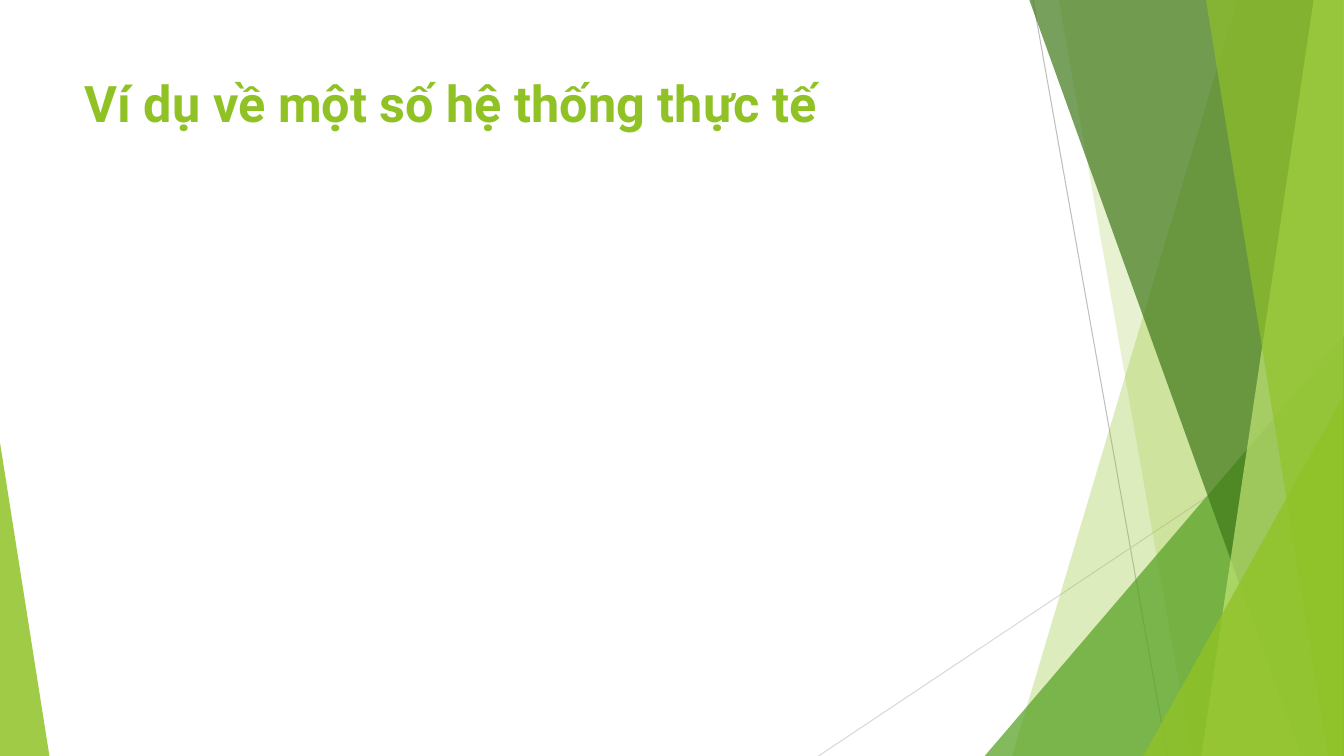
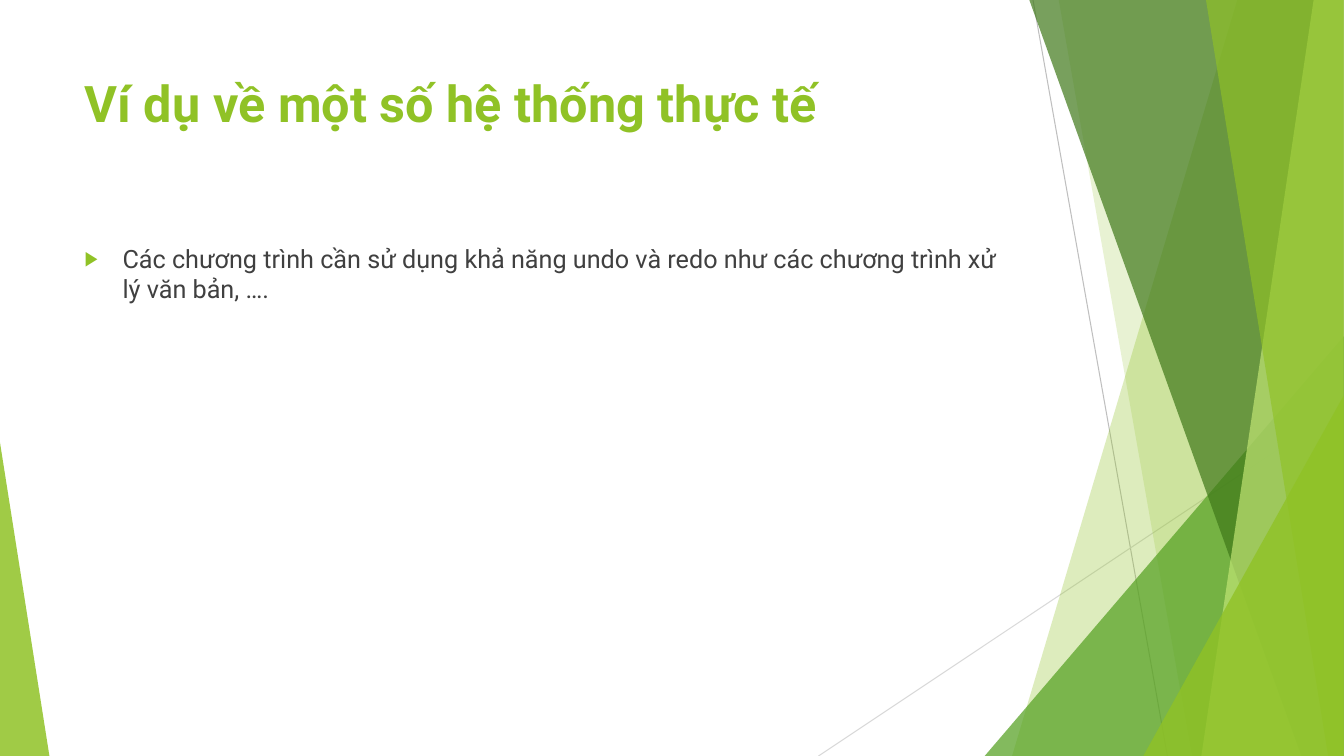
Before and after one commit to ChrisJamison/design_pattern, a slide deck: slide 11 of Báo cáo cuối kỳ/18. Memento/Slide.pptx (slide 12 before the commit). Drawn at 1344x756 pixels with LibreOffice and Linux fonts; fonts in the diff are those of the drawing. Boxes give left, top, right and bottom in pixels: in the first picture for what was removed or moved away, otherwise in the second. Text is boxed around its words. In the diff, an @@ line names an element or a change of style, - is before the commit and + after.

```diff
--- a/Báo cáo cuối kỳ/18. Memento/Slide.pptx
+++ b/Báo cáo cuối kỳ/18. Memento/Slide.pptx
@@ text added at [123,247,996,304], 18 pt, text #404040 @@
+▶ Các chương trình cần sử dụng khả năng undo và redo như các chương trình xử lý văn bản, ….
```
Also in this commit, not shown: 9 other slides changed, 1 slide added, 2 slides removed, 4 other files.
